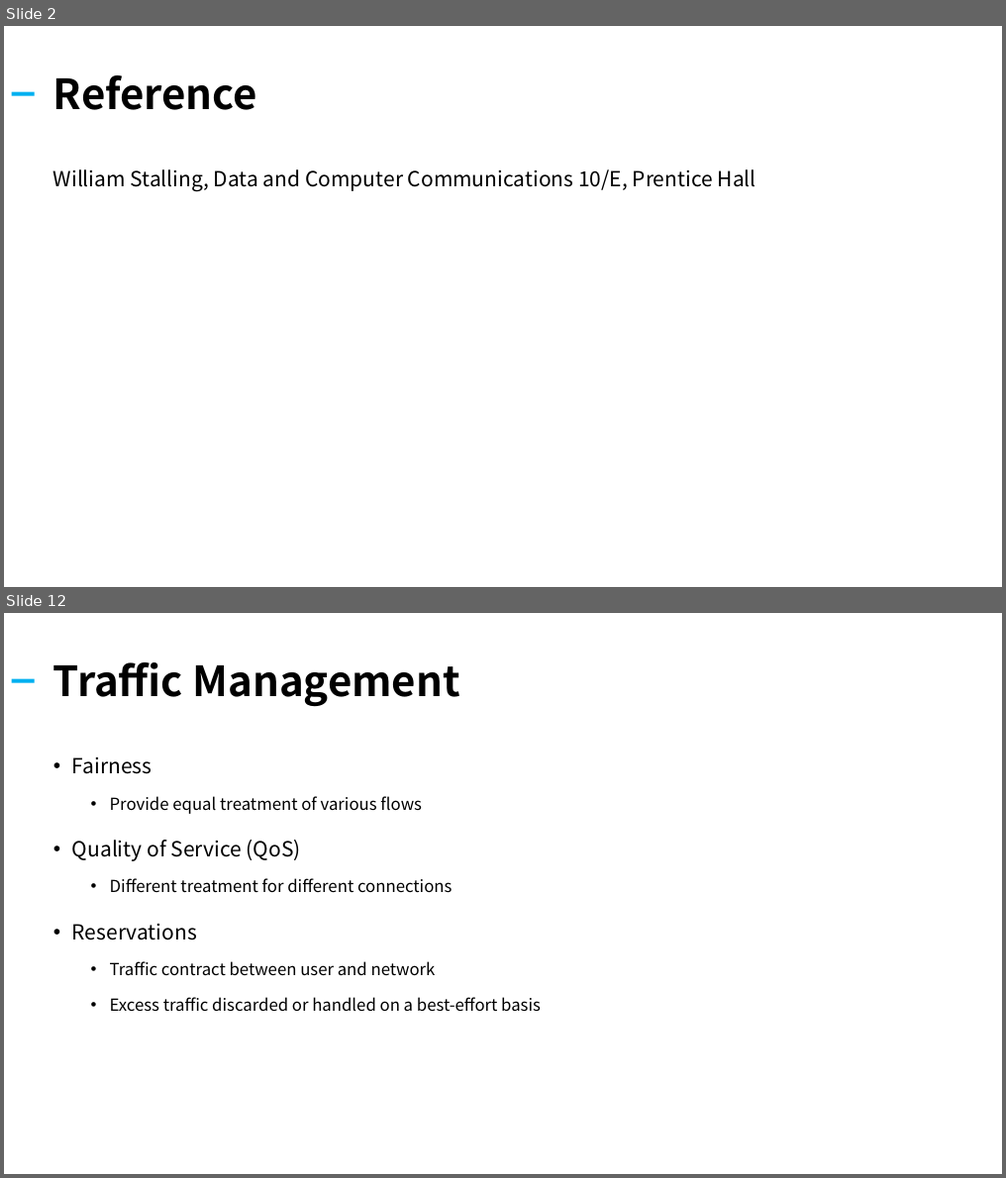
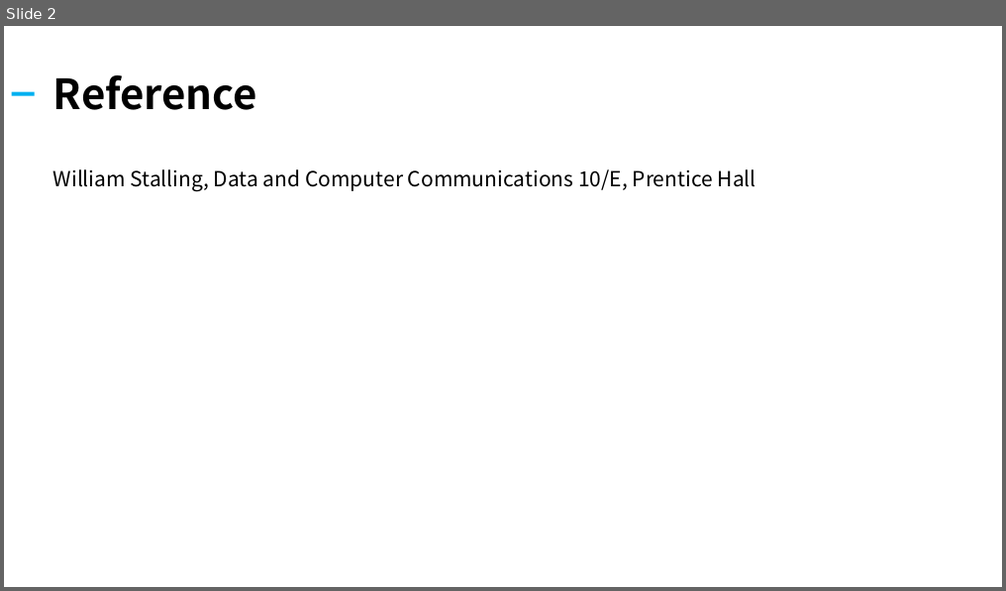
Before and after one commit to kiku99/AWS, a slide deck: Network/12. Network Internet Application.pptx. Shown one above the other, each under a label of ours: slides 2 and 12 before the commit, slide 2 after it; the slides between them are not shown. The pictures are 1006x1178 and 1006x591 pixels, drawn with LibreOffice and Linux fonts; fonts in the diff are those of the drawing. Boxes give left, top, right and bottom in pixels: in the first picture for what was removed or moved away, otherwise in the second. Text is boxed around its words. In the diff, an @@ line names an element or a change of style, - is before the commit and + after.

Commit message:
add network

```diff
--- a/Network/12. Network Internet Application.pptx
+++ b/Network/12. Network Internet Application.pptx
@@ slide 12 removed at (4,613,1002,1174), background #FFFFFF @@
@@ title removed at (54,663,460,707) @@
-Traffic Management
@@ rectangle removed at (12,679,35,682) @@
@@ text removed at (72,758,541,1012) @@
-• Fairness
-  • Provide equal treatment of various flows
-• Quality of Service (QoS)
-  • Different treatment for different connections
-• Reservations
-  • Traffic contract between user and network
-  • Excess traffic discarded or handled on a best-effort basis
```
Also in this commit, not shown: 1 slide changed, 21 slides added, 19 other slides removed, 1 other file.
